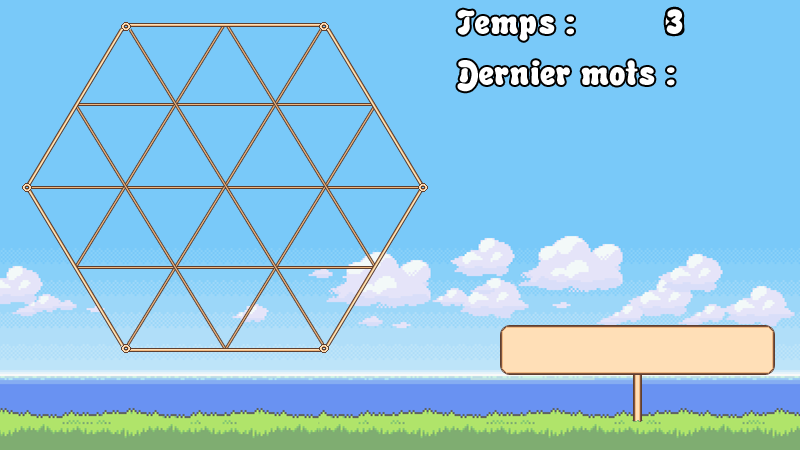
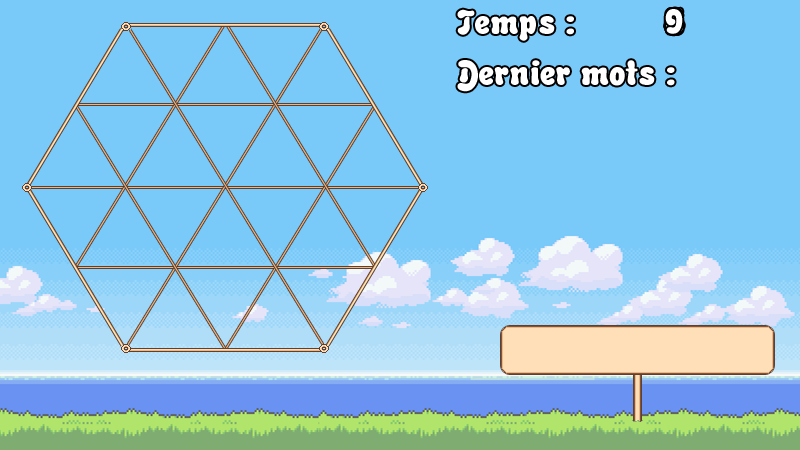
Two versions of the same layered image (w=800, h=450). Layer-by-layer changes:
showed "9" over left=665, top=9, right=683, bottom=34
showed "8" over left=666, top=9, right=683, bottom=34
showed "7" over left=666, top=8, right=683, bottom=34
showed "6" over left=666, top=8, right=683, bottom=34
showed "5" over left=666, top=9, right=683, bottom=34
showed "4" over left=665, top=9, right=684, bottom=34
